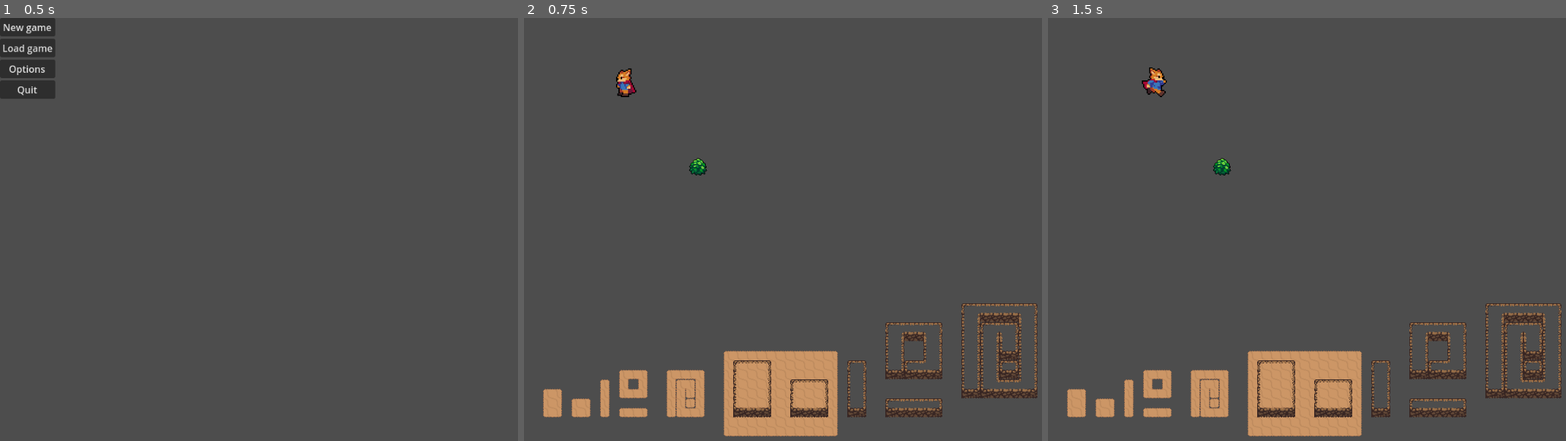
Above: before the commit, frames 1-3 (left to right).
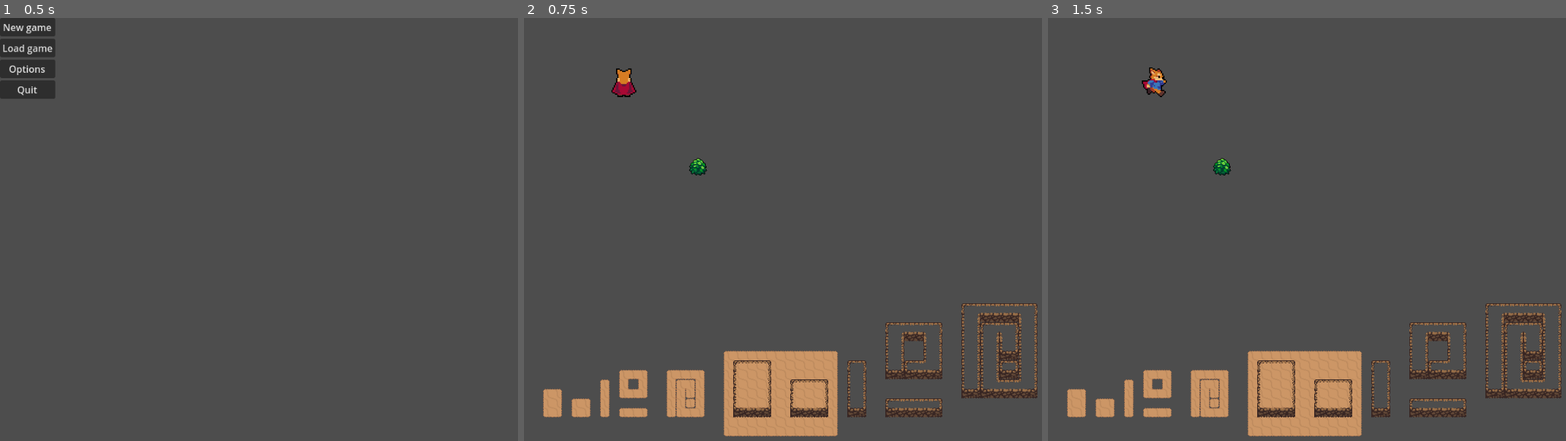
Above: after the commit, the same moments.

Repository: gonlarghero/godot_try
Game: Godot game, scene res://main_menu/main_menu.tscn
The game is run twice, just before and just after one commit, with the same random seed, the same clock (stepped at 60 frames per second) and the same inputs.
Inputs:
- Up to frame 1 (0.5 s): no input
- Up to frame 2 (0.75 s): click "New game" at 0.5 s
- Up to frame 3 (1.5 s): tap Enter at 1.25 s; hold Right (ui_right) from 1.28 s (still down)

Frame 1 is identical in both runs. In frame 2, 0.2% of the frame differs, in the area x 16-21%, y 11-19%; in frame 3, nothing differs.

Commit message:
fix character run and stop

Diff:
--- a/player/Player.gd
+++ b/player/Player.gd
@@ -18,10 +18,9 @@
 	input_vector.y = Input.get_action_strength("ui_down")-Input.get_action_strength("ui_up");
 	input_vector = input_vector.normalized();
 
-	animationTree.set("parameters/Idle/blend_position",input_vector);
-	animationTree.set("parameters/Run/blend_position",input_vector);
-
 	if(input_vector != Vector2.ZERO):
+		animationTree.set("parameters/Idle/blend_position",input_vector);
+		animationTree.set("parameters/Run/blend_position",input_vector);
 		animationState.travel("Run");
 		velocity = velocity.move_toward(input_vector * MAX_SPEED, ACCELERATION * delta);
 	else:
